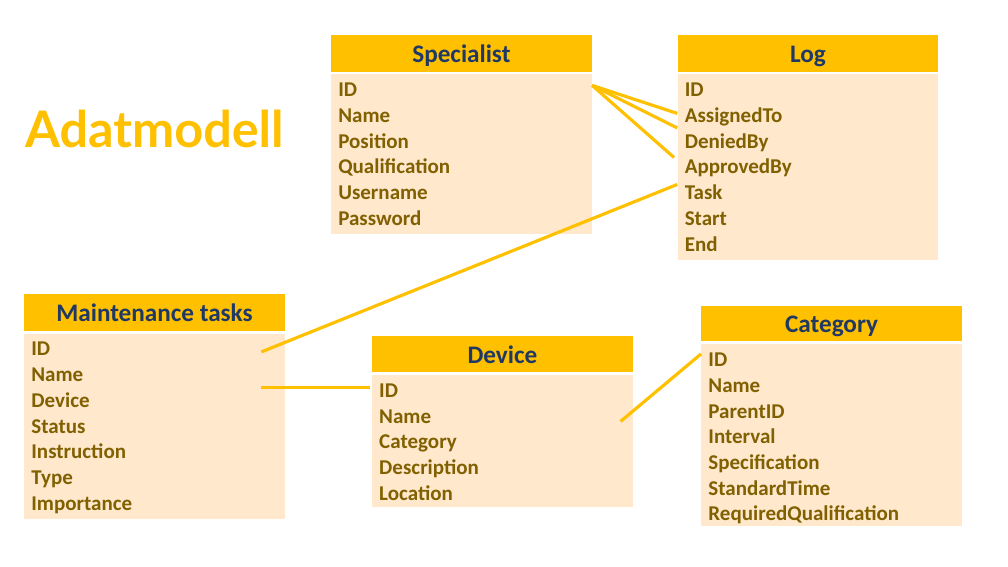
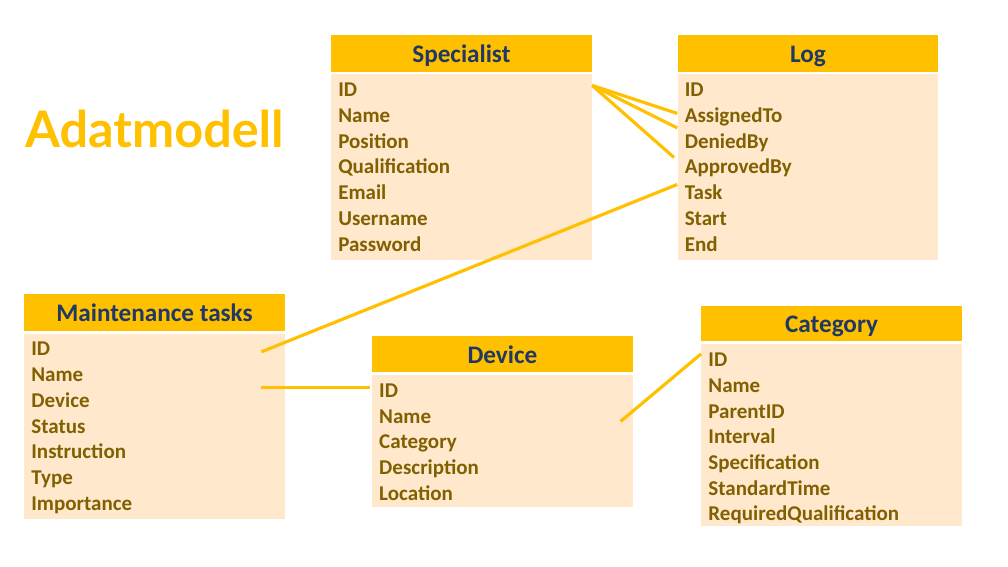
Before and after one commit to holiczab/rendf-33.csapat, a slide deck: slide 1 of Tervek.pptx. Drawn at 1008x567 pixels with LibreOffice and Linux fonts; fonts in the diff are those of the drawing. Boxes give left, top, right and bottom in pixels: in the first picture for what was removed or moved away, otherwise in the second. Text is boxed around its words. In the diff, an @@ line names an element or a change of style, - is before the commit and + after.

```diff
--- a/Tervek.pptx
+++ b/Tervek.pptx
@@ table at (331,35,593,256) @@
-row 2, column 1: ID / Name / Position / Qualification / Username / Password
+row 2, column 1: ID / Name / Position / Qualification / Email / Username / Password
```
Also in this commit, not shown: 1 other slide changed, 1 other file.
